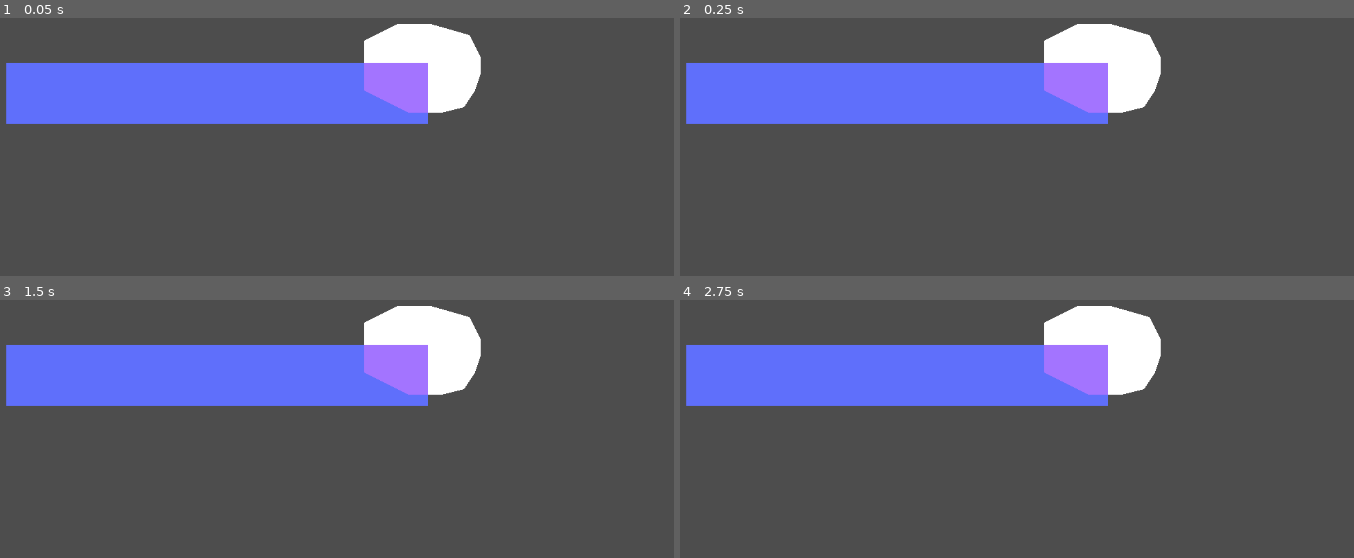
Above: before the commit, frames 1-4 (two rows, left to right).
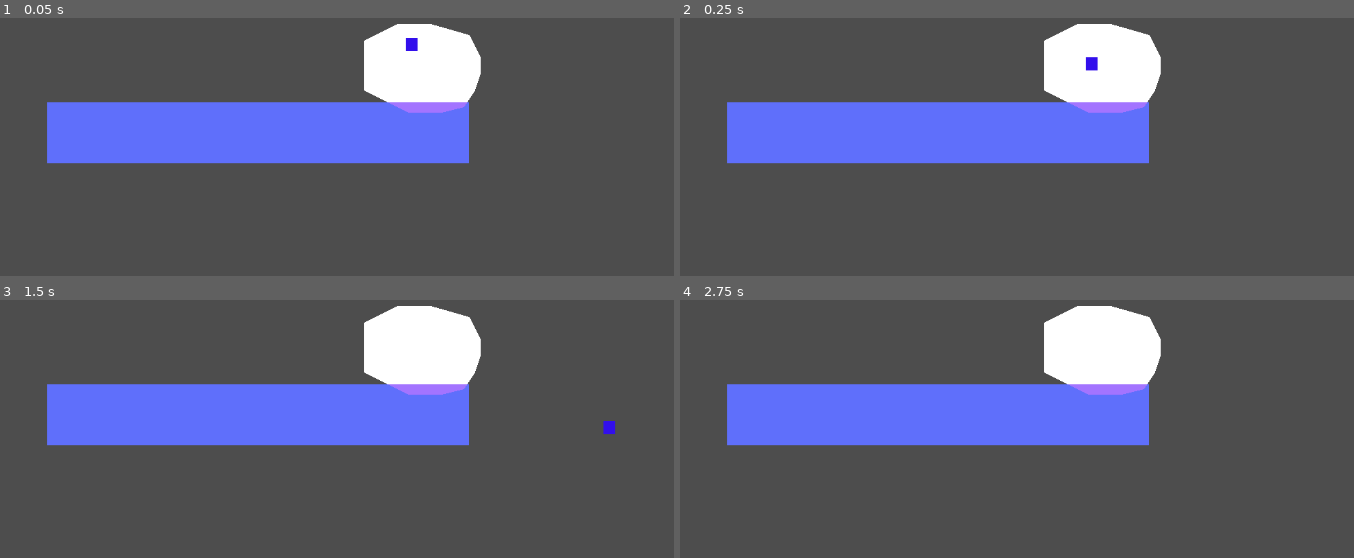
Above: after the commit, the same moments.

Repository: WeDoThingsHere/Godot-Jam-June-2025
Game: Godot game, scene res://scenes/platform_test.tscn
Two runs of this game, one before a commit and one after it. Both use one fixed random seed, a clock stepped at 60 frames per second and the inputs below.
Inputs:
- Up to frame 1 (0.05 s): no input
- Up to frame 2 (0.25 s): no input
- Up to frame 3 (1.5 s): tap Enter (ui_accept) at 0.5, 0.6, 0.77, 1.07, 1.35 s; hold Right (ui_right) from 0.53 s (still down)
- Up to frame 4 (2.75 s): tap Enter (ui_accept) at 1.52, 1.82, 2, 2.1 s; release Right (ui_right) at 2.03 s; hold Left (ui_left) from 2.03 s (still down)

The runs differ from the first frame. In frame 1, 21% of the frame differs, in the area x 0-70%, y 7-57%; in frame 2, 20%; in frame 3, 21%; in frame 4, 20%.

Commit message:
Added test player to platform test scene

Diff:
--- a/scenes/platform_test.tscn
+++ b/scenes/platform_test.tscn
@@ -1,7 +1,14 @@
-[gd_scene load_steps=3 format=3 uid="uid://bm4ks8s3k6q5a"]
+[gd_scene load_steps=6 format=3 uid="uid://bm4ks8s3k6q5a"]
 
 [ext_resource type="PackedScene" uid="uid://xalf27q53dx2" path="res://scenes/platform_box.tscn" id="1_clysx"]
 [ext_resource type="PackedScene" uid="uid://cf358hob3lvvq" path="res://scenes/light.tscn" id="2_tthgi"]
+[ext_resource type="Script" uid="uid://g33goald2oo1" path="res://scripts/character_body_2d.gd" id="3_6jvd8"]
+
+[sub_resource type="RectangleShape2D" id="RectangleShape2D_6jvd8"]
+size = Vector2(18, 20)
+
+[sub_resource type="CanvasTexture" id="CanvasTexture_6jvd8"]
+specular_color = Color(0, 0, 0, 1)
 
 [node name="Platform Test" type="Node2D"]
 
@@ -17,10 +24,29 @@
 [node name="PlatformBox" parent="." instance=ExtResource("1_clysx")]
 position = Vector2(-129, -91)
 
+[node name="PlatformArea" parent="PlatformBox" index="0"]
+position = Vector2(59, 57)
+
 [node name="Polygon2D" parent="PlatformBox/PlatformArea" index="0"]
 polygon = PackedVector2Array(-288, -24, 320, -24, 320, 64, -288, 64)
 uv = PackedVector2Array(-288, -24, 320, -24, 320, 64, -288, 64)
 
+[node name="CharacterBody2D" type="CharacterBody2D" parent="."]
+modulate = Color(0.35576, 0.205718, 0.926272, 1)
+position = Vector2(169, -143)
+collision_layer = 2
+script = ExtResource("3_6jvd8")
+
+[node name="CollisionShape2D" type="CollisionShape2D" parent="CharacterBody2D"]
+position = Vector2(-1, 0)
+shape = SubResource("RectangleShape2D_6jvd8")
+
+[node name="Sprite2D" type="Sprite2D" parent="CharacterBody2D"]
+modulate = Color(0.552047, 0.284373, 1, 1)
+position = Vector2(-1.5, 0.500003)
+scale = Vector2(17, 19)
+texture = SubResource("CanvasTexture_6jvd8")
+
 [editable path="Light"]
 [editable path="Light/LitArea"]
 [editable path="PlatformBox"]
--- a/scenes/solid_platform.tscn
+++ b/scenes/solid_platform.tscn
@@ -7,6 +7,7 @@
 script = ExtResource("1_keqa2")
 
 [node name="StaticBody2D" type="StaticBody2D" parent="."]
+collision_mask = 2
 
 [node name="Polygon2D" type="Polygon2D" parent="StaticBody2D"]
 modulate = Color(0.637911, 0.456362, 1, 1)
--- /dev/null
+++ b/scripts/character_body_2d.gd
@@ -0,0 +1,27 @@
+extends CharacterBody2D
+
+
+const SPEED = 300.0
+const JUMP_VELOCITY = -400.0
+
+
+func _physics_process(delta: float) -> void:
+	# Add the gravity.
+	if not is_on_floor():
+		velocity += get_gravity() * delta
+
+	# Handle jump.
+	if Input.is_action_just_pressed("ui_accept") and is_on_floor():
+		velocity.y = JUMP_VELOCITY
+
+	# Get the input direction and handle the movement/deceleration.
+	# As good practice, you should replace UI actions with custom gameplay actions.
+	var direction := Input.get_axis("ui_left", "ui_right")
+	if direction:
+		velocity.x = direction * SPEED
+	else:
+		velocity.x = move_toward(velocity.x, 0, SPEED)
+
+	print(global_position)
+
+	move_and_slide()
Not shown, added: scripts/character_body_2d.gd.uid
